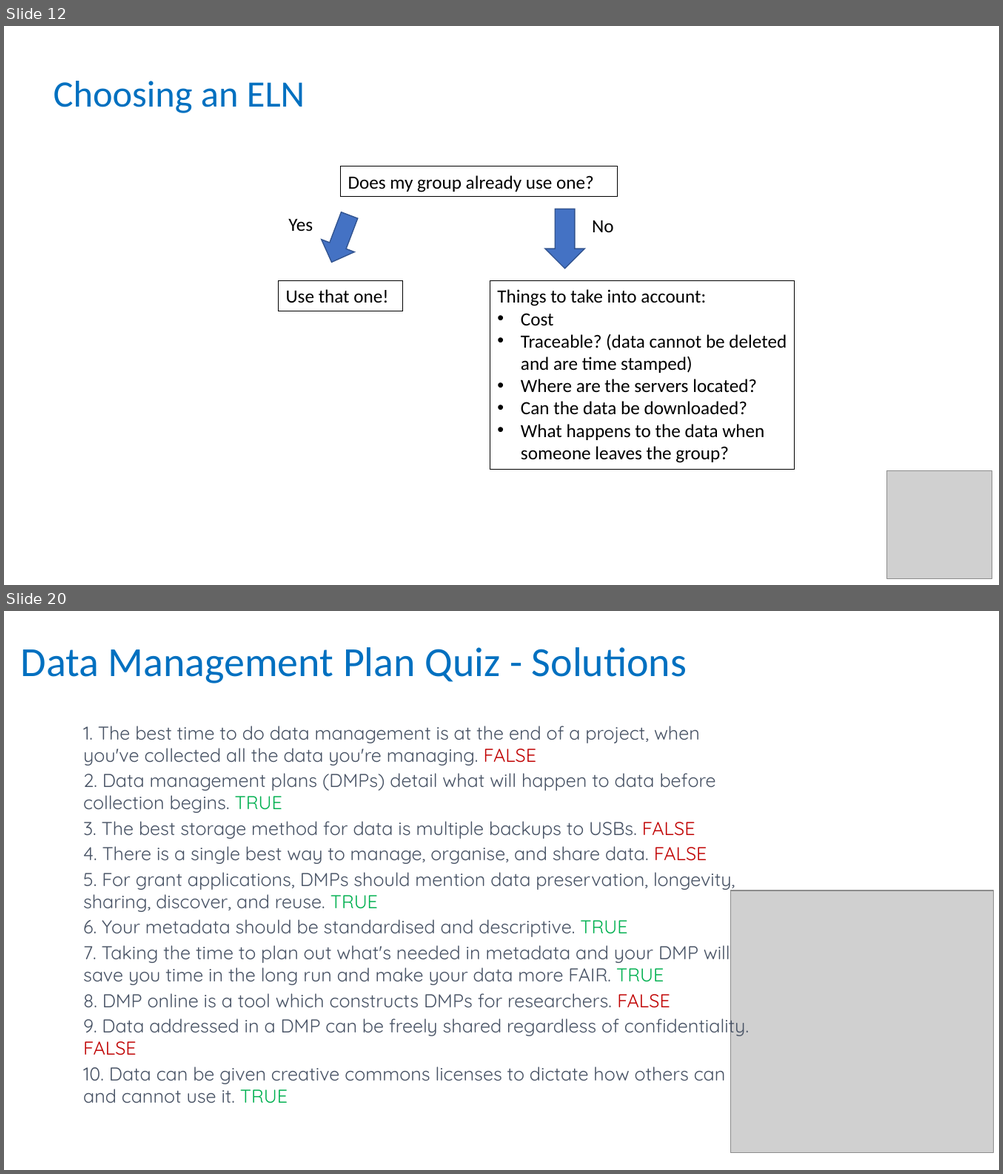
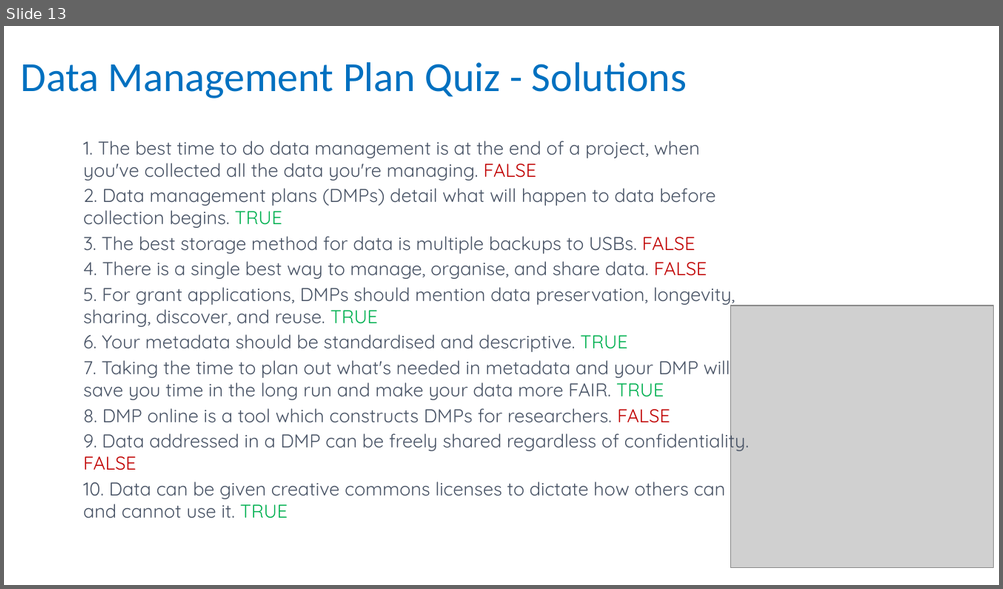
Before and after one commit to carpentries-incubator/fair-bio-practice, a slide deck: instructors/14-data_management_planning_v3.0.pptx. Shown one above the other, each under a label of ours: slides 12 and 20 before the commit, slide 13 after it; the slides between them are not shown. The pictures are 1003x1174 and 1003x589 pixels, drawn with LibreOffice and Linux fonts; fonts in the diff are those of the drawing; grey boxes stand for pictures. Boxes give left, top, right and bottom in pixels: in the first picture for what was removed or moved away, otherwise in the second. Text is boxed around its words. In the diff, an @@ line names an element or a change of style, - is before the commit and + after.

```diff
--- a/instructors/14-data_management_planning_v3.0.pptx
+++ b/instructors/14-data_management_planning_v3.0.pptx
@@ slide 12 removed at bbox=[4, 26, 999, 585], background #FFFFFF @@
@@ text removed at bbox=[54, 81, 304, 113] @@
-Choosing an ELN
@@ rectangle removed at bbox=[341, 167, 617, 196] @@
-Does my group already use one?
@@ text removed at bbox=[288, 218, 313, 231] @@
-Yes
@@ down arrow removed at bbox=[315, 210, 365, 269] @@
@@ down arrow removed at bbox=[545, 210, 584, 269] @@
@@ text removed at bbox=[592, 220, 614, 232] @@
-No
@@ rectangle removed at bbox=[279, 281, 403, 311] @@
-Use that one!
@@ rectangle removed at bbox=[489, 281, 794, 469] @@
-Things to take into account:
-• Cost
-• Traceable? (data cannot be deleted and are time stamped)
-• Where are the servers located?
-• Can the data be downloaded?
-• What happens to the data when someone leaves the group?
@@ picture removed at bbox=[887, 471, 992, 580] @@
@@ what was slide 20 is now slide 13 @@
```
Also in this commit, not shown: 3 slides changed, 3 slides added, 9 other slides removed, 3 other files.
